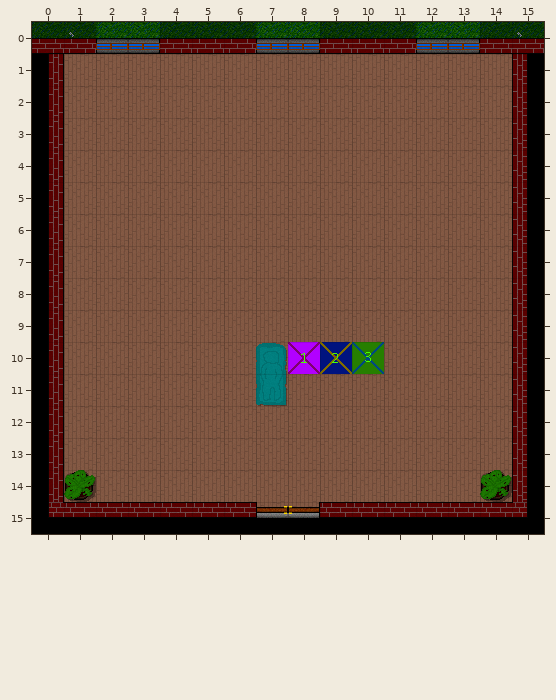
Two versions of a level (Tiled map (JSON), assets/maps/bed_room_2.json). Above: the version before the commit.
Cells are 32x32 px. Shown: x 0..15, y 0..15.
The result:
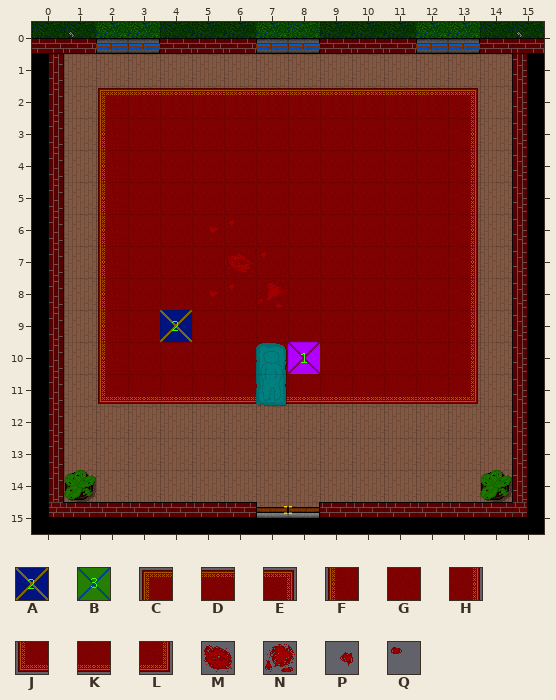
Key: from "tileset": A 8, B 9, C 17, D 18, E 19, F 27, G 28, H 29, J 37, K 38, L 39, M 59, N 69, P 78, Q 79.
_ is an empty cell, . an unchanged one.
Tiles of an added or newly shown layer are drawn over the layers below it.
Diff:
--- layer "Carpet" (added)
@@ x 2..13 @@
- 2 ____________
- 3 ____________
- 4 ____________
- 5 ____________
- 6 ____________
- 7 ____________
- 8 ____________
- 9 __._________
-10 ______._____
-11 ____________
+ 2 CDDDDDDDDDDE
+ 3 FGGGGGGGGGGH
+ 4 FGGGGGGGGGGH
+ 5 FGGGGGGGGGGH
+ 6 FGGGGGGGGGGH
+ 7 FGGGGGGGGGGH
+ 8 FGGGGGGGGGGH
+ 9 FG.GGGGGGGGH
+10 FGGGGG.GGGGH
+11 JKKKKKKKKKKL
--- layer "Death Scene"
@@ x 4..10 @@
- 6 .__....
- 7 ..__...
- 8 .___...
- 9 _......
-10 .....AB
+ 6 .PQ....
+ 7 ..MQ...
+ 8 .PQN...
+ 9 A......
+10 .....__
